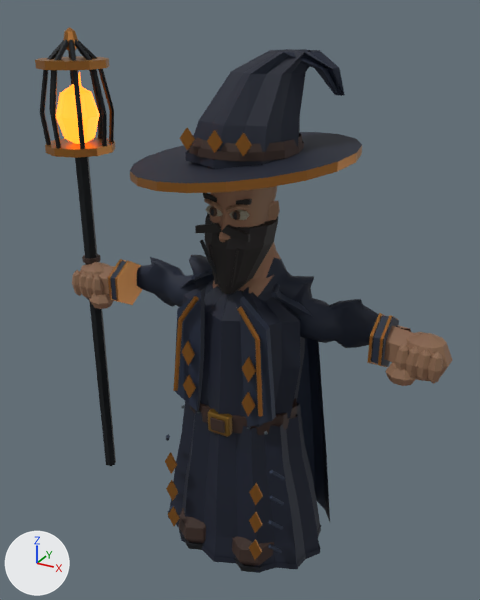
One commit to the glTF model public/batalla/modelos/ap_vael.glb: the scene before it, then after it.
Rendered twice from a camera (50 mm lens) standing at (1.38, -2.53, 2.64) and looking at (-0.04, 0.05, 1.35). Arrows for +X, +Y and +Z are at lower left; the lights stay in place. The picture after the commit comes second. Vertices at exactly the same position are counted once.

Names of what the first picture shows: 'ap_vael_v7'.
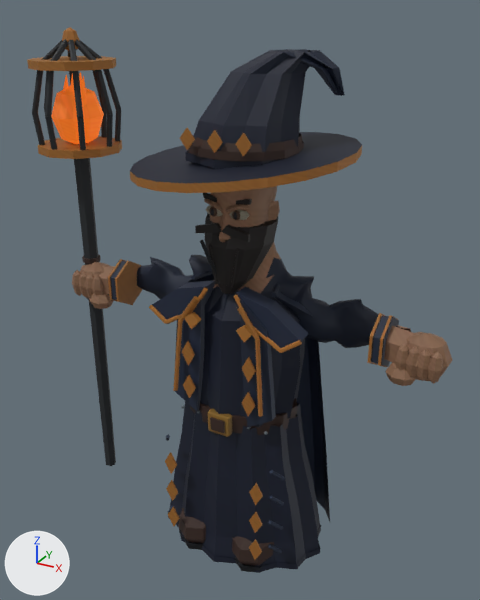
Pixel boxes (x1, y1, x2, y2) of what changed, in the pictures (480 x 600 px; the box of a moved part takes in the faces that stretch with it):
'ap_vael_v7', reshaped
    before: (35, 27, 452, 573)
    after: (27, 27, 452, 573)
part 1 of me_ap_vael_upgraded, added (brown)
    after: (38, 136, 122, 159)
part 2 of me_ap_vael_upgraded, added (brown)
    after: (27, 56, 116, 71)
part 3 of me_ap_vael_upgraded, moved or reshaped
    before: (35, 27, 116, 466)
    after: (32, 27, 121, 466)
part 4 of me_ap_vael_upgraded, built on
    before: (178, 68, 393, 340)
    after: (149, 68, 393, 353)
part 5 of me_ap_vael_upgraded, surface changed
    both: (53, 40, 384, 561)

Diff of the bpy script that builds the scene:
```diff
--- a/public/batalla/modelos/ap_vael.glb.py
+++ b/public/batalla/modelos/ap_vael.glb.py
@@ mat_luz @@
+mat_luz = bpy.data.materials.new('luz')
+# uses the picture img_ap_vael_painted_1024
@@ me_ap_vael_upgraded @@
-me_ap_vael_upgraded.from_pydata(...)  # 3523 vertices, 6357 faces; spans x -1.09..0.98, y -0.44..0.44, z 0.0..2.55
-me_ap_vael_upgraded.materials.append(mat_navy)  # picture img_ap_vael_painted_1024
-me_ap_vael_upgraded.materials.append(mat_skin)  # picture img_ap_vael_painted_1024
-me_ap_vael_upgraded.materials.append(mat_leather)  # picture img_ap_vael_painted_1024
-me_ap_vael_upgraded.materials.append(mat_black)  # picture img_ap_vael_painted_1024
-me_ap_vael_upgraded.materials.append(mat_eye_white)  # picture img_ap_vael_painted_1024
-me_ap_vael_upgraded.materials.append(mat_iris)  # picture img_ap_vael_painted_1024
-me_ap_vael_upgraded.materials.append(mat_hair)  # picture img_ap_vael_painted_1024
-me_ap_vael_upgraded.materials.append(mat_lip)  # picture img_ap_vael_painted_1024
-me_ap_vael_upgraded.materials.append(mat_fold)  # picture img_ap_vael_painted_1024
-me_ap_vael_upgraded.materials.append(mat_gold)  # picture img_ap_vael_painted_1024
-me_ap_vael_upgraded.materials.append(mat_metal)  # picture img_ap_vael_painted_1024
-me_ap_vael_upgraded.materials.append(mat_copper)  # picture img_ap_vael_painted_1024
-me_ap_vael_upgraded.materials.append(mat_iron)  # picture img_ap_vael_painted_1024
-me_ap_vael_upgraded.materials.append(mat_ember)  # picture img_ap_vael_painted_1024, glowing orange #ff791f
+me_ap_vael_upgraded.from_pydata(...)  # 3667 vertices, 6593 faces; spans x -1.12..0.98, y -0.44..0.44, z 0.0..2.55
+# me_ap_vael_upgraded part 1: a new loose piece, a 10-sided cylinder along z spanning x -1.108..-0.712, y -0.203..0.203, z 1.99..2.028, in mat_atlas (picture img_ap_vael_painted_1024)
+# me_ap_vael_upgraded part 2: a new loose piece, a 10-sided cylinder along z spanning x -1.108..-0.712, y -0.203..0.203, z 2.38..2.418, in mat_atlas (picture img_ap_vael_painted_1024)
+# me_ap_vael_upgraded part 3: 87 vertices moved from x -1.09..-0.73, y -0.13..0.13, z 2.02..2.54 to x -1.09..-0.7, y -0.16..0.16, z 2.02..2.54; 255 vertices removed from x -1.08..-0.74, y -0.18..0.18, z 1.99..2.54; 251 vertices added at x -1.12..-0.7, y -0.21..0.21, z 2.02..2.54
+# me_ap_vael_upgraded part 4: 61 vertices moved within x -0.2..0.66, y -0.24..0.07, z 1.21..2.32; 108 vertices added at x -0.4..0.4, y -0.24..-0.11, z 1.27..1.5
+# me_ap_vael_upgraded part 5: 3570 kept faces spanning x -1.06..0.98, y -0.44..0.44, z 0.0..2.55 get new texture (UV) coordinates
+# other edits to the shape of me_ap_vael_upgraded do not show in these pictures
+me_ap_vael_upgraded.materials.append(mat_atlas)  # picture img_ap_vael_painted_1024
+me_ap_vael_upgraded.materials.append(mat_luz)
```
